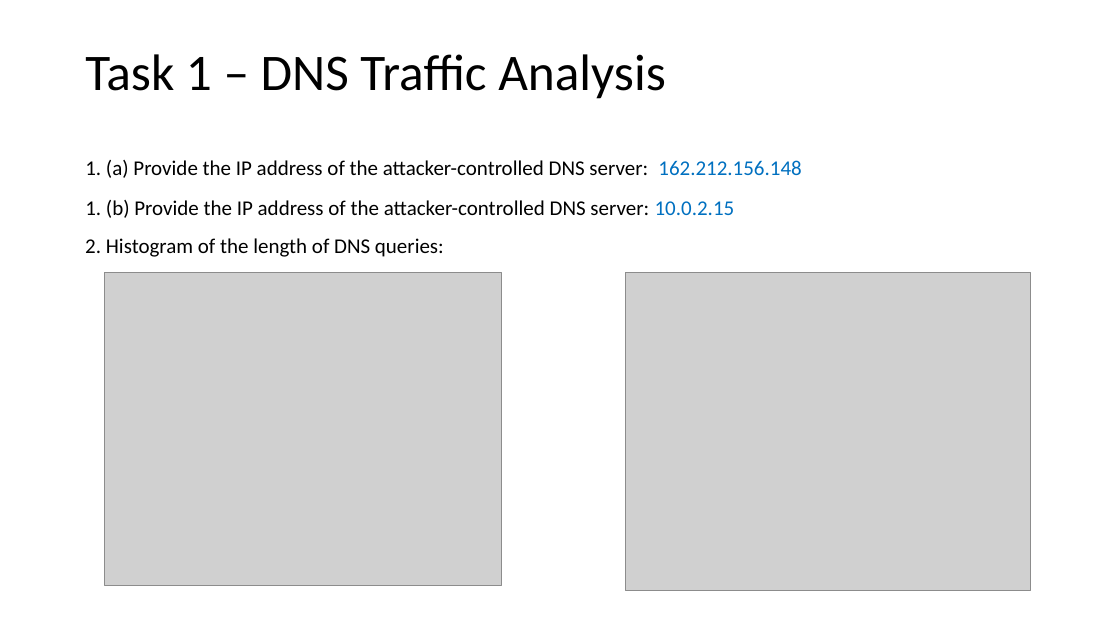
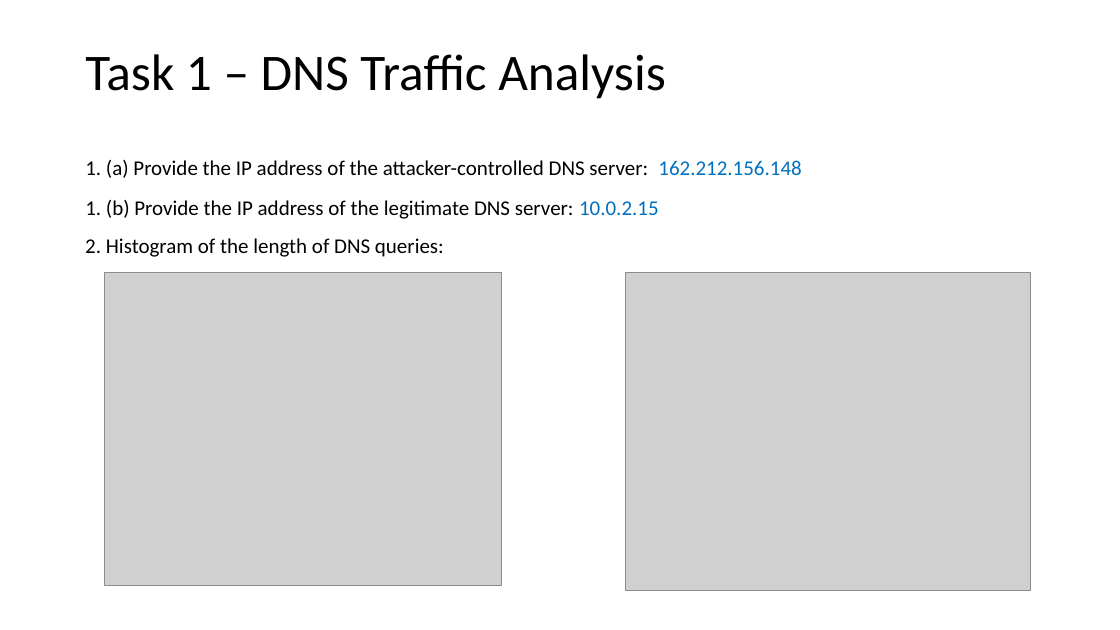
Before and after one commit to gowthamkuntumalla/Factor_Graphs_in_HPC_Security_MP, a slide deck: slide 10 of mananm2_MP3_CP1.pptx. Drawn at 1120x630 pixels with LibreOffice and Linux fonts; fonts in the diff are those of the drawing; grey boxes stand for pictures. Boxes give left, top, right and bottom in pixels: in the first picture for what was removed or moved away, otherwise in the second. Text is boxed around its words. In the diff, an @@ line names an element or a change of style, - is before the commit and + after.

```diff
--- a/mananm2_MP3_CP1.pptx
+++ b/mananm2_MP3_CP1.pptx
@@ text at (x1=85, y1=200, x2=659, y2=219): text changed @@
-1. (b) Provide the IP address of the attacker-controlled DNS server: 10.0.2.15
+1. (b) Provide the IP address of the legitimate DNS server: 10.0.2.15
```
